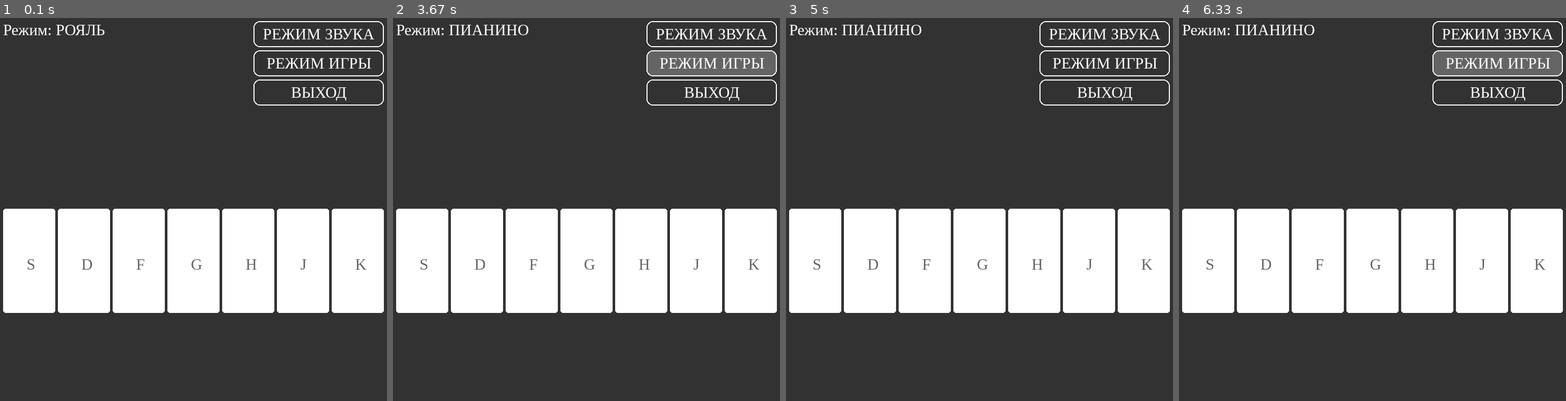
Above: before the commit, frames 1-4 (left to right).
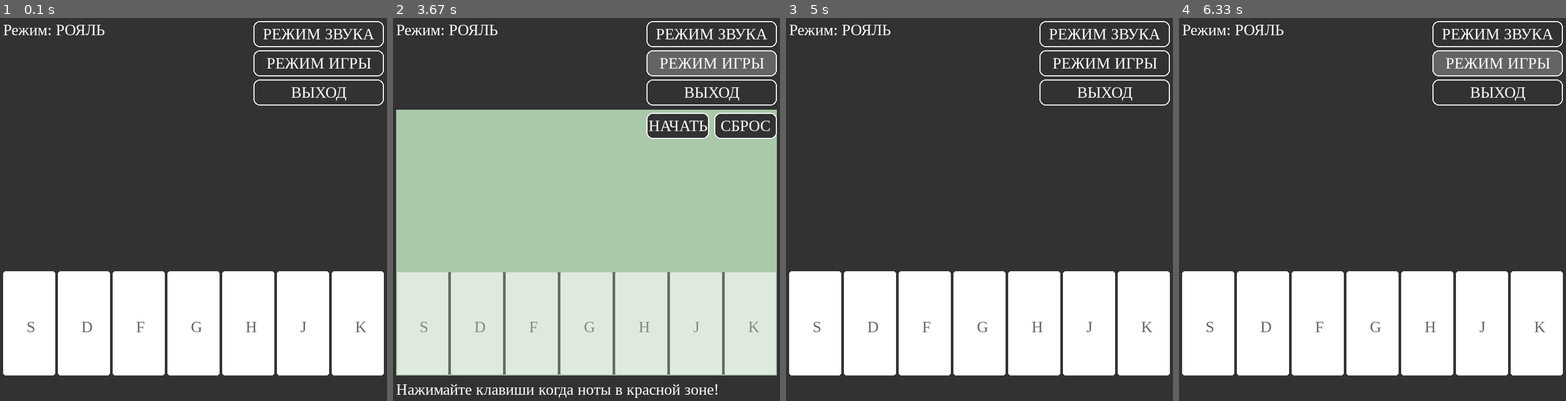
Above: after the commit, the same moments.

Repository: Barnaeva/virtual_piano
Game: pygame game, started from main.py
Same seed, same stepped clock (60 frames per second), same inputs: the game is played once before the commit and once after it.
Inputs (mouse positions are in pixels of both pictures, inside the frame that each line leads up to):
- Up to frame 1 (0.1 s): no input
- Up to frame 2 (3.67 s): click "РЕЖИМ ИГРЫ" at 0.38 s; click (679, 125) at 0.72 s, where only the run after the commit has a clickable "НАЧАТЬ"; click (745, 125) at 1.05 s, where only the run after the commit has a clickable "СБРОС"; click "РЕЖИМ ИГРЫ" at 1.38 s; click "РЕЖИМ ЗВУКА" at 1.72 s; hold D 2-2.47 s; click (443, 144) at 2.55 s; click "РЕЖИМ ИГРЫ" at 3.38 s
- Up to frame 3 (5 s): click "РЕЖИМ ИГРЫ" at 3.72 s; click (1033, 243) at 4.05 s
- Up to frame 4 (6.33 s): click "РЕЖИМ ИГРЫ" at 5.38 s; click (1465, 125) at 5.72 s, where only the run after the commit has a clickable "НАЧАТЬ"; click "РЕЖИМ ИГРЫ" at 6.05 s

The runs differ from the first frame. In frame 1, 31% of the frame differs, in the area x 0-100%, y 49-94%; in frame 2, 68%, in the area x 0-100%, y 1-100%; in frame 3, 31%; in frame 4, 31%.

Commit message:
+класс падающего пианино

Diff:
--- a/config.py
+++ b/config.py
@@ -1,5 +1,3 @@
-from tkinter.constants import CURRENT
-
 WIDTH = 900
 HEIGHT = 800
 KEY_COUNT = 7
@@ -8,7 +6,7 @@
 KEY_HEIGHT = 200
 KEY_SPACING = 5
 PIANO_START_X = (WIDTH - (KEY_COUNT * KEY_WIDTH + (KEY_COUNT - 1) * KEY_SPACING)) // 2
-PIANO_START_Y = HEIGHT*0.5
+PIANO_START_Y = HEIGHT*0.65
 
 
 KEY_TEXT_OFFSET_X = KEY_WIDTH//2 - 5
@@ -17,20 +15,22 @@
 MODE_TEXT_X = (WIDTH - (KEY_COUNT * KEY_WIDTH + (KEY_COUNT - 1) * KEY_SPACING)) // 2
 MODE_TEXT_Y = HEIGHT*0.05
 
-MODE_BUTTON_WIDTH = 250
-MODE_BUTTON_HEIGHT = 50
-MODE_BUTTON_X = WIDTH - MODE_BUTTON_WIDTH - PIANO_START_X
+BUTTON_WIDTH = 250
+BUTTON_HEIGHT = 50
+MODE_BUTTON_X = WIDTH - BUTTON_WIDTH - PIANO_START_X
 MODE_BUTTON_Y = HEIGHT*0.05
 
-MODE_GAME_BUTTON_X=WIDTH - MODE_BUTTON_WIDTH - PIANO_START_X
+MODE_GAME_BUTTON_X=WIDTH - BUTTON_WIDTH - PIANO_START_X
 MODE_GAME_BUTTON_Y=HEIGHT*0.12
-MODE_GAME_BUTTON_WIDTH=250
-MODE_GAME_BUTTON_HEIGHT=50
 
 EXIT_BUTTON_WIDTH = 250
 EXIT_BUTTON_HEIGHT = 50
 EXIT_BUTTON_X =  WIDTH - EXIT_BUTTON_WIDTH - PIANO_START_X
 EXIT_BUTTON_Y = HEIGHT*0.19
+
+GAME_BUTTON_WIDTH=120
+GAME_BUTTON_HEIGHT = 50
+
 
 SIZE_TEXT=30
 FONT='timesnewroman'
--- a/core/game.py
+++ b/core/game.py
@@ -1,7 +1,7 @@
-# core/game.py
 import pygame
 from config import *
 from scenes.piano import PianoScene
+from scenes.falling_piano_scene import FallingPianoScene
 
 class Game:
     def __init__(self):
@@ -9,15 +9,30 @@
         pygame.mixer.init(**SOUND_SETTINGS)
         pygame.mixer.set_num_channels(NUM_CHANNELS)
 
-        self.screen = pygame.display.set_mode((WIDTH,HEIGHT))
+        self.screen = pygame.display.set_mode((WIDTH, HEIGHT))
         pygame.display.set_caption("MY PIANO")
         self.clock = pygame.time.Clock()
         self.running = True
 
+        # Начинаем с обычного пианино
+        self.current_scene = PianoScene(self.screen, self.clock)
+        self.is_game_mode = False  # Флаг игрового режима
+
+    def switch_to_game_mode(self):
+        """Переключает на игровой режим"""
+        if not self.is_game_mode:
+            self.current_scene = FallingPianoScene(self.screen, self.clock)
+            self.is_game_mode = True
+        else:
+            self.current_scene = PianoScene(self.screen, self.clock)
+            self.is_game_mode = False
+
     def run(self):
-        piano_scene = PianoScene(self.screen, self.clock)
+        while self.running:
+            self.running = self.current_scene.run()
 
-        while self.running:
-            self.running = piano_scene.run()
+            if hasattr(self.current_scene, 'need_switch_to_game') and self.current_scene.need_switch_to_game:
+                self.switch_to_game_mode()
+                self.current_scene.need_switch_to_game = False
 
         pygame.quit()
--- /dev/null
+++ b/scenes/falling_piano_scene.py
@@ -0,0 +1,191 @@
+import pygame
+from config import *
+from scenes.piano import PianoScene
+from ui.buttons import ImageButton
+
+
+class FallingPianoScene(PianoScene):
+    def __init__(self, screen, clock):
+        super().__init__(screen, clock)
+
+
+
+        self.falling_notes = []
+        self.fall_speed = 5
+        self.is_playing = False
+
+
+        self.test_melody = ['G', 'F', 'D', 'S', 'H', 'H',
+                            'G', 'F', 'D', 'S', 'H', 'H',
+                            'G', 'J', 'J', 'G', 'F', 'H', 'H', 'F',
+                            'D', 'F', 'G', 'D', 'S', 'S',
+                            'G', 'J', 'J', 'G',
+                            'F', 'H', 'H', 'F',
+                            'D', 'F', 'G', 'D', 'S', 'S']
+
+        self.current_melody_index = 0
+        self.next_note_time = 0
+        self.note_interval = 800
+
+
+        self.hit_zone_top = PIANO_START_Y
+        self.hit_zone_bottom = PIANO_START_Y + KEY_HEIGHT
+
+
+        self.start_button = ImageButton(
+            MODE_BUTTON_X, HEIGHT*0.27, GAME_BUTTON_WIDTH, GAME_BUTTON_HEIGHT,
+            "НАЧАТЬ" if not self.is_playing else "ПАУЗА",
+            BACKGROUND, BUTTON, BUTTON_SOUND_PATH
+        )
+
+        self.reset_button = ImageButton(
+            MODE_BUTTON_X + 10+ GAME_BUTTON_WIDTH , HEIGHT*0.27, GAME_BUTTON_WIDTH, GAME_BUTTON_HEIGHT, "СБРОС",
+            BACKGROUND, BUTTON, BUTTON_SOUND_PATH
+        )
+
+        self.score = 0
+        self.misses = 0
+
+    def add_falling_note(self, note_name):
+        if note_name not in KEY_LABELS:
+            return
+
+        note_index = KEY_LABELS.index(note_name)
+
+        note = {
+            'note_index': note_index,
+            'note_name': note_name,
+            'x': PIANO_START_X + note_index * (KEY_WIDTH + KEY_SPACING),
+            'y': 200,
+            'width': KEY_WIDTH,
+            'height': 50,
+            'color': BUTTON,
+            'active': True,
+            'hit': False
+        }
+        self.falling_notes.append(note)
+
+    def update_falling_notes(self):
+        """Обновляет падающие ноты"""
+        if not self.is_playing:
+            return
+
+        current_time = pygame.time.get_ticks()
+
+
+        if (current_time > self.next_note_time and
+                self.current_melody_index < len(self.test_melody)):
+            self.add_falling_note(self.test_melody[self.current_melody_index])
+            self.current_melody_index += 1
+            self.next_note_time = current_time + self.note_interval
+
+
+        for note in self.falling_notes[:]:
+            note['y'] += self.fall_speed
+
+            note_center_y = note['y'] + note['height'] // 2
+
+
+            if self.hit_zone_top <= note_center_y <= self.hit_zone_bottom:
+                if self.key_glow_time[note['note_index']] > 0:
+
+                    note['hit'] = True
+                    note['color'] = (0, 255, 0)
+                    self.score += 100
+                    self.falling_notes.remove(note)
+
+
+
+            if note['y'] > HEIGHT:
+                self.falling_notes.remove(note)
+
+    def reset_game(self):
+        """Сбрасывает игру"""
+        self.falling_notes.clear()
+        self.current_melody_index = 0
+        self.next_note_time = 0
+        self.score = 0
+        self.misses = 0
+        self.is_playing = False
+        self.start_button.text = "НАЧАТЬ"
+
+    def handle_events(self):
+        events = pygame.event.get()
+
+        for event in events:
+
+            if self.start_button.handle_event(event):
+                self.is_playing = not self.is_playing
+                self.start_button.text = "ПАУЗА" if self.is_playing else "ПРОДОЛЖИТЬ"
+                if self.is_playing and self.current_melody_index == 0:
+                    self.next_note_time = pygame.time.get_ticks()
+                continue
+            elif self.reset_button.handle_event(event):
+                self.reset_game()
+                continue
+
+        for event in events:
+            pygame.event.post(event)
+
+        return super().handle_events()
+
+    def update(self):
+        super().update()
+
+        self.update_falling_notes()
+
+        mouse_pos = pygame.mouse.get_pos()
+        self.start_button.check_hover(mouse_pos)
+        self.reset_button.check_hover(mouse_pos)
+
+    def draw_additional(self):
+        pygame.draw.rect(self.screen, (170, 200, 170),
+                         (PIANO_START_X , 210,  # x, y
+                          KEY_COUNT * (KEY_WIDTH + KEY_SPACING)-5 ,
+                          310))
+
+        zone_rect = pygame.Rect(
+            PIANO_START_X,
+            self.hit_zone_top,
+            KEY_COUNT * (KEY_WIDTH + KEY_SPACING) -5,
+            self.hit_zone_bottom - self.hit_zone_top
+        )
+
+        s = pygame.Surface(zone_rect.size, pygame.SRCALPHA)
+        s.fill((170, 200, 170, 100))
+        self.screen.blit(s, zone_rect.topleft)
+        pygame.draw.rect(self.screen, (170, 200, 170), zone_rect, 2)
+
+        for note in self.falling_notes:
+            pygame.draw.rect(self.screen, note['color'],
+                             (note['x'], note['y'], note['width'], note['height']), 0, 5)
+
+            font = pygame.font.Font(None, 24)
+            text = font.render(note['note_name'], True, TEXT)
+            text_rect = text.get_rect(
+                center=(note['x'] + note['width'] // 2,
+                        note['y'] + note['height'] // 2)
+            )
+            self.screen.blit(text, text_rect)
+
+        self.start_button.draw(self.screen)
+        self.reset_button.draw(self.screen)
+
+        font = pygame.font.SysFont(FONT, SIZE_TEXT)
+        if self.is_playing or self.score > 0 or self.misses > 0:
+            score_text = font.render(f"Счёт: {self.score}", True, (0, 255, 0))
+            progress_text = font.render(
+                f"Прогресс: {self.current_melody_index}/{len(self.test_melody)}",
+                True, TEXT
+            )
+
+            self.screen.blit(score_text, (MODE_TEXT_X, 70))
+            self.screen.blit(progress_text, (MODE_TEXT_X, 100))
+
+        instruction = font.render("Нажимайте клавиши когда ноты в красной зоне!", True, TEXT)
+        self.screen.blit(instruction, (PIANO_START_X , HEIGHT-70))
+
+    def draw(self):
+        super().draw()
+
+        self.draw_additional()
--- a/scenes/piano.py
+++ b/scenes/piano.py
@@ -1,4 +1,3 @@
-# scenes/piano.py
 import pygame
 from config import *
 from ui.buttons import ImageButton
@@ -15,7 +14,7 @@
         self.key_glow_time = [0] * KEY_COUNT
 
         self.mode_button = ImageButton(
-            MODE_BUTTON_X, MODE_BUTTON_Y, MODE_BUTTON_WIDTH, MODE_BUTTON_HEIGHT, "РЕЖИМ ЗВУКА",
+            MODE_BUTTON_X, MODE_BUTTON_Y, BUTTON_WIDTH, BUTTON_HEIGHT, "РЕЖИМ ЗВУКА",
             BACKGROUND, BUTTON, BUTTON_SOUND_PATH
         )
         self.exit_button = ImageButton(
@@ -23,9 +22,10 @@
             BACKGROUND, BUTTON,BUTTON_SOUND_PATH
         )
         self.mode_button_game = ImageButton(
-            MODE_GAME_BUTTON_X, MODE_GAME_BUTTON_Y, MODE_GAME_BUTTON_WIDTH, MODE_GAME_BUTTON_HEIGHT, "РЕЖИМ ИГРЫ",
+            MODE_GAME_BUTTON_X, MODE_GAME_BUTTON_Y, BUTTON_WIDTH, BUTTON_HEIGHT, "РЕЖИМ ИГРЫ",
             BACKGROUND, BUTTON, BUTTON_SOUND_PATH
         )
+        self.need_switch_to_game = False
 
     def load_sounds(self):
         sound_modes = {}
@@ -56,7 +56,7 @@
                 return False
 
             if self.mode_button_game.handle_event(event):
-                print('РЕЖИМ НАХОДИТСЯ В РАЗРАБОТКЕ')
+                self.need_switch_to_game = True
 
 
             elif event.type == pygame.KEYDOWN:
